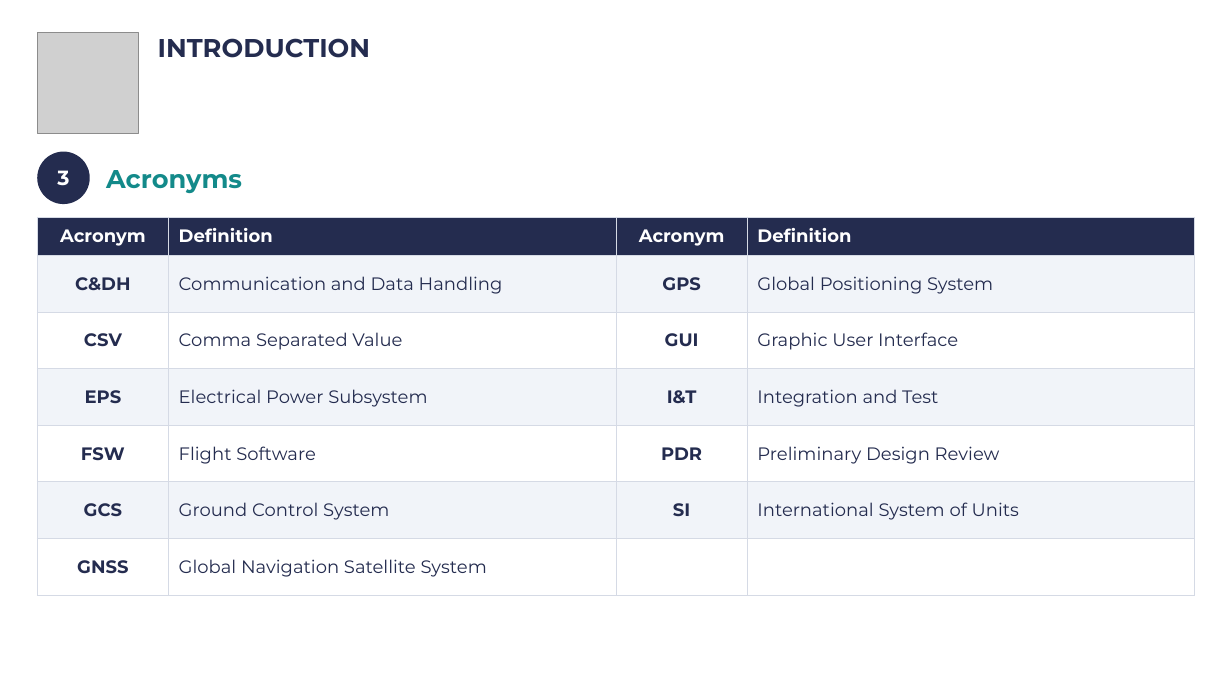
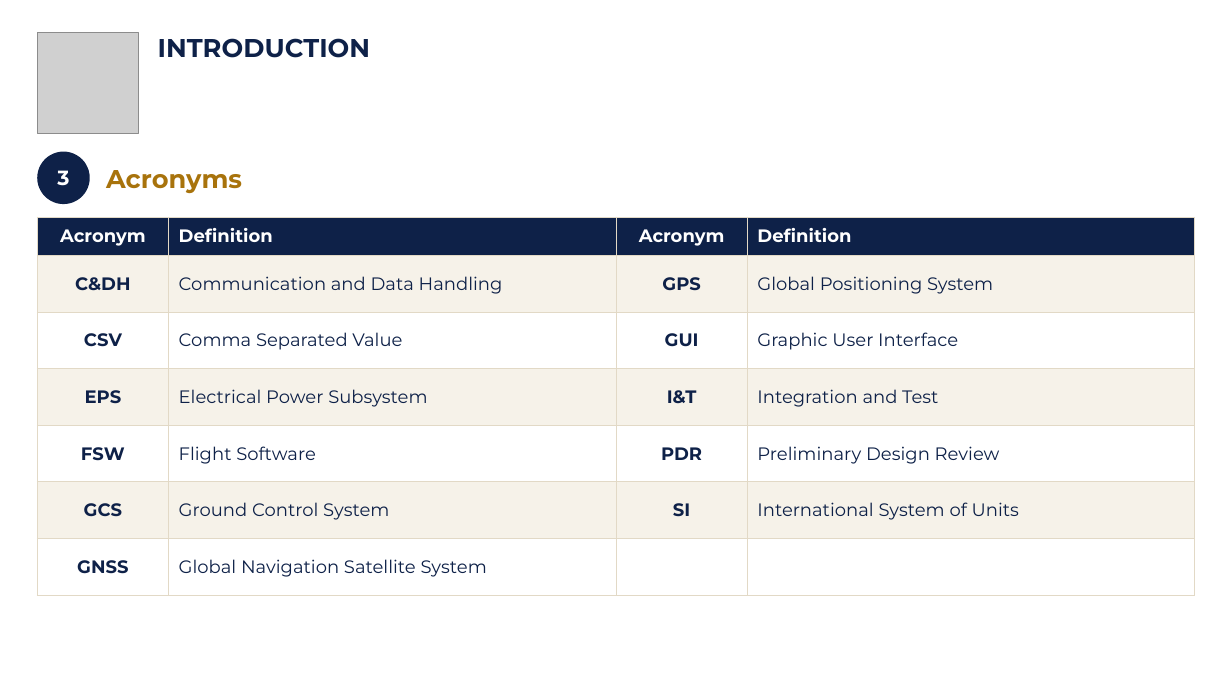
Before and after one commit to Caetano18/proyecto, a slide deck: slide 6 of cansat_pdr/laminas_plantilla/CanSat_PDR_Hermes_mecanica.pptx. Drawn at 1232x693 pixels with LibreOffice and Linux fonts; fonts in the diff are those of the drawing; grey boxes stand for pictures; background and template pictures are left out. Boxes give left, top, right and bottom in pixels: in the first picture for what was removed or moved away, otherwise in the second. Text is boxed around its words. In the diff, an @@ line names an element or a change of style, - is before the commit and + after.

```diff
--- a/cansat_pdr/laminas_plantilla/CanSat_PDR_Hermes_mecanica.pptx
+++ b/cansat_pdr/laminas_plantilla/CanSat_PDR_Hermes_mecanica.pptx
@@ text "INTRODUCTION" at [158, 38, 371, 58]: text colour #242C4F to #0E2148 @@
@@ ellipse "3" at [37, 152, 90, 204]: fill #242C4F to #0E2148 @@
@@ text "Acronyms" at [106, 170, 242, 194]: text colour #138A8A to #A8730C @@
@@ table at [37, 217, 1194, 595] @@
@@ fill #242C4F to #0E2148 in row 1 @@
@@ fill #F1F4F9 to #F6F2E9 in 12 cells @@
@@ text colour #242C4F to #0E2148 in "C&DH", "Communication and Data Handling", "GPS", "Global Positioning System" and 18 more places @@
@@ borders changed @@
```
Also in this commit, not shown: 104 other slides changed, 10 other files.
